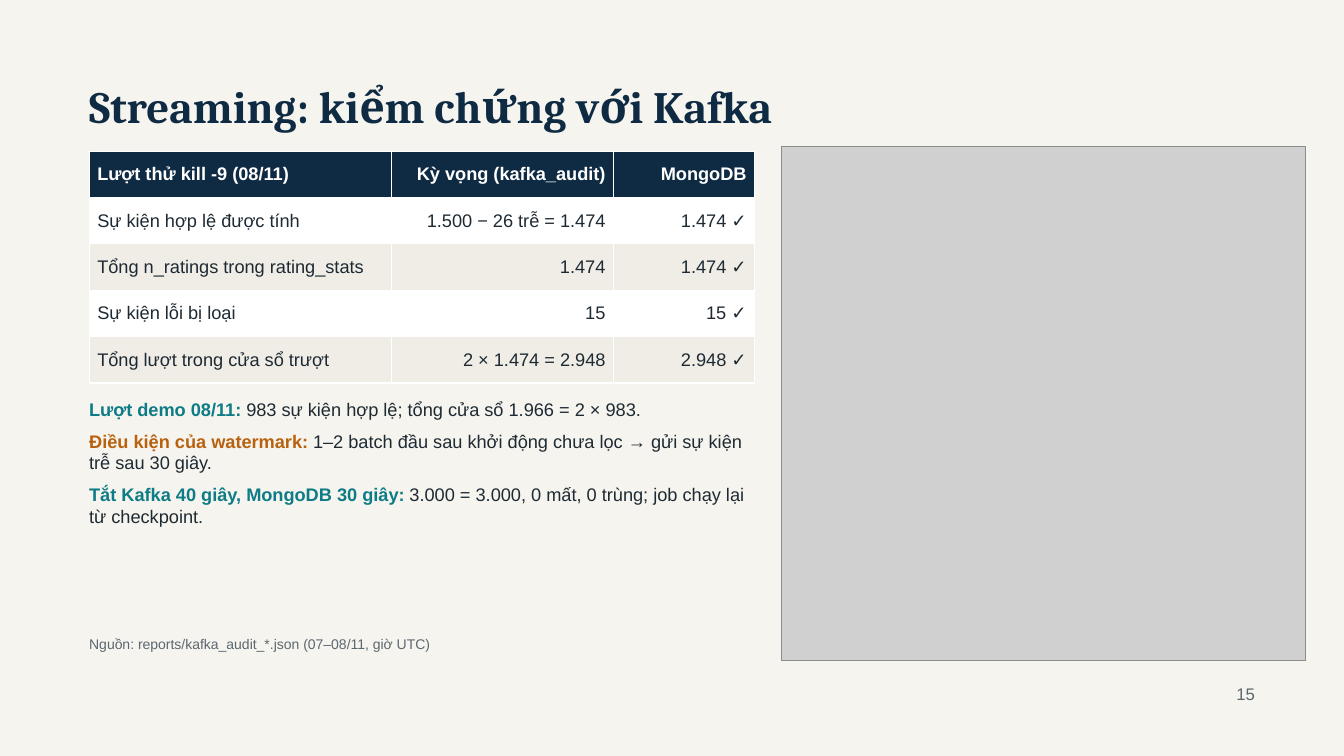
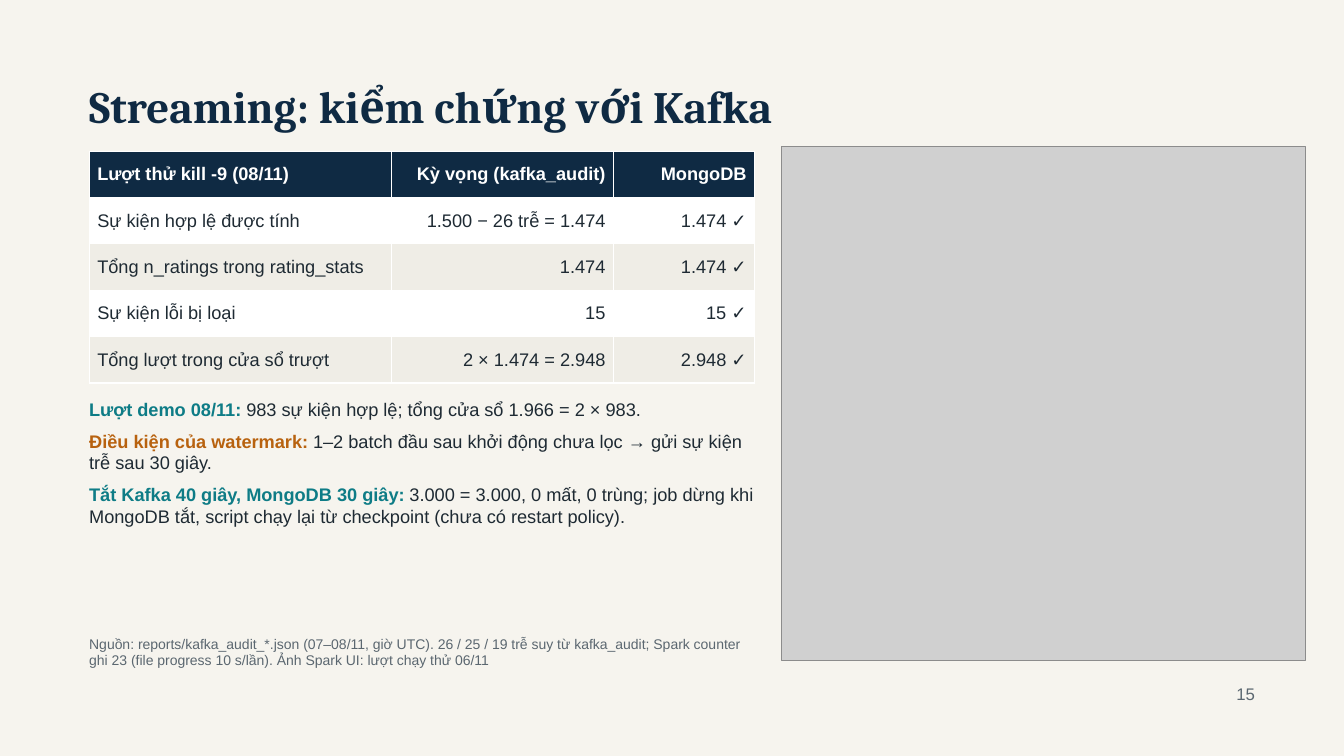
Before and after one commit to haoluonghuynhngoc/Group_06_BigData, a slide deck: slide 15 of Present/BookPulse - BDA501 Session 10 Final Presentation.pptx. Drawn at 1344x756 pixels with LibreOffice and Linux fonts; fonts in the diff are those of the drawing; grey boxes stand for pictures. Boxes give left, top, right and bottom in pixels: in the first picture for what was removed or moved away, otherwise in the second. Text is boxed around its words. In the diff, an @@ line names an element or a change of style, - is before the commit and + after.

```diff
--- a/Present/BookPulse - BDA501 Session 10 Final Presentation.pptx
+++ b/Present/BookPulse - BDA501 Session 10 Final Presentation.pptx
@@ text at [89, 487, 753, 527]: text changed @@
-Tắt Kafka 40 giây, MongoDB 30 giây: 3.000 = 3.000, 0 mất, 0 trùng; job chạy lại từ checkpoint.
+Tắt Kafka 40 giây, MongoDB 30 giây: 3.000 = 3.000, 0 mất, 0 trùng; job dừng khi MongoDB tắt, script chạy lại từ checkpoint (chưa có restart policy).
@@ text at [89, 637, 741, 668]: text changed @@
-Nguồn: reports/kafka_audit_*.json (07–08/11, giờ UTC)
+Nguồn: reports/kafka_audit_*.json (07–08/11, giờ UTC). 26 / 25 / 19 trễ suy từ kafka_audit; Spark counter ghi 23 (file progress 10 s/lần). Ảnh Spark UI: lượt chạy thử 06/11
```
Also in this commit, not shown: 10 other slides changed, 1 slide added, 50 other files.
